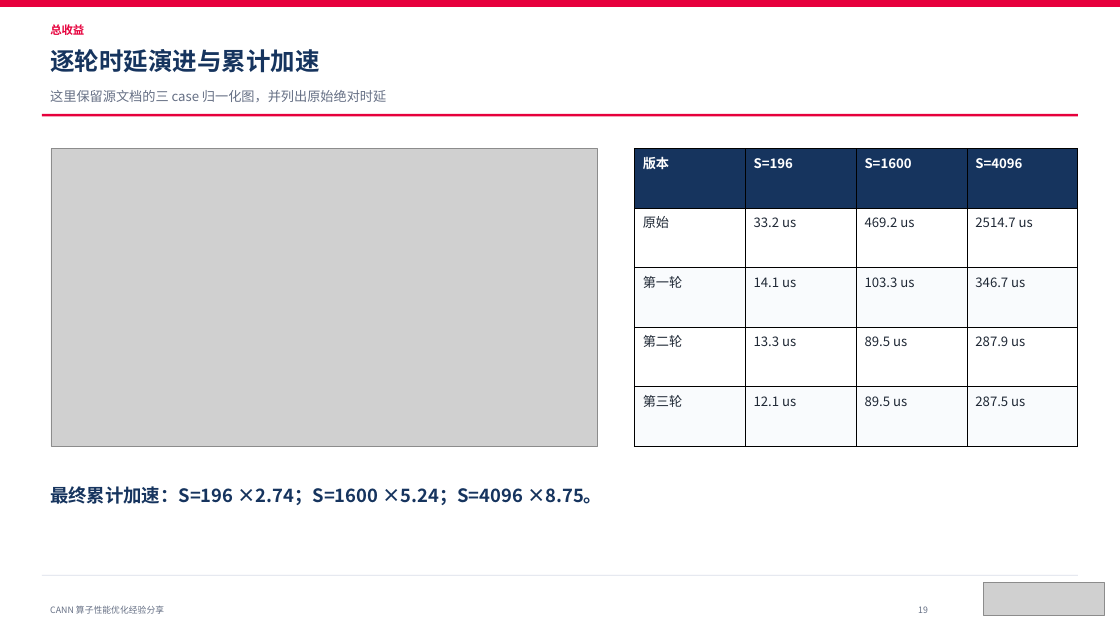
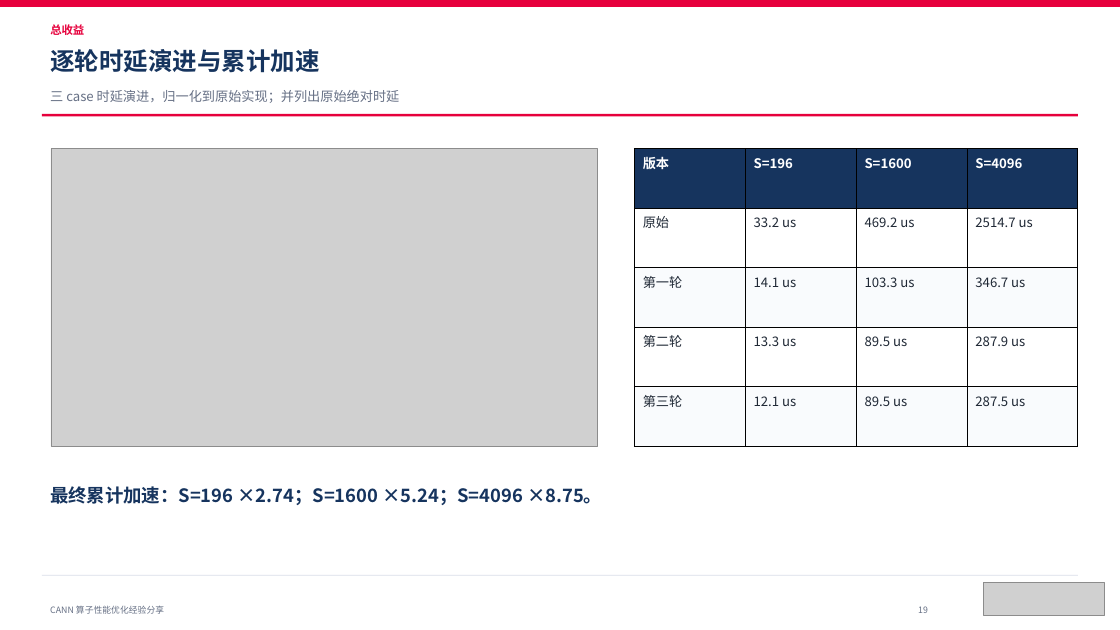
Before and after one commit to Chenyifei01/vllm_learning, a slide deck: slide 19 of attention融合算子优化报告/attention融合算子优化报告.pptx. Drawn at 1120x630 pixels with LibreOffice and Linux fonts; fonts in the diff are those of the drawing; grey boxes stand for pictures. Boxes give left, top, right and bottom in pixels: in the first picture for what was removed or moved away, otherwise in the second. Text is boxed around its words. In the diff, an @@ line names an element or a change of style, - is before the commit and + after.

```diff
--- a/attention融合算子优化报告/attention融合算子优化报告.pptx
+++ b/attention融合算子优化报告/attention融合算子优化报告.pptx
@@ text at (50,90,400,103): text changed @@
-这里保留源文档的三 case 归一化图，并列出原始绝对时延
+三 case 时延演进，归一化到原始实现；并列出原始绝对时延
```
Also in this commit, not shown: 3 other slides changed, 1 other file.
